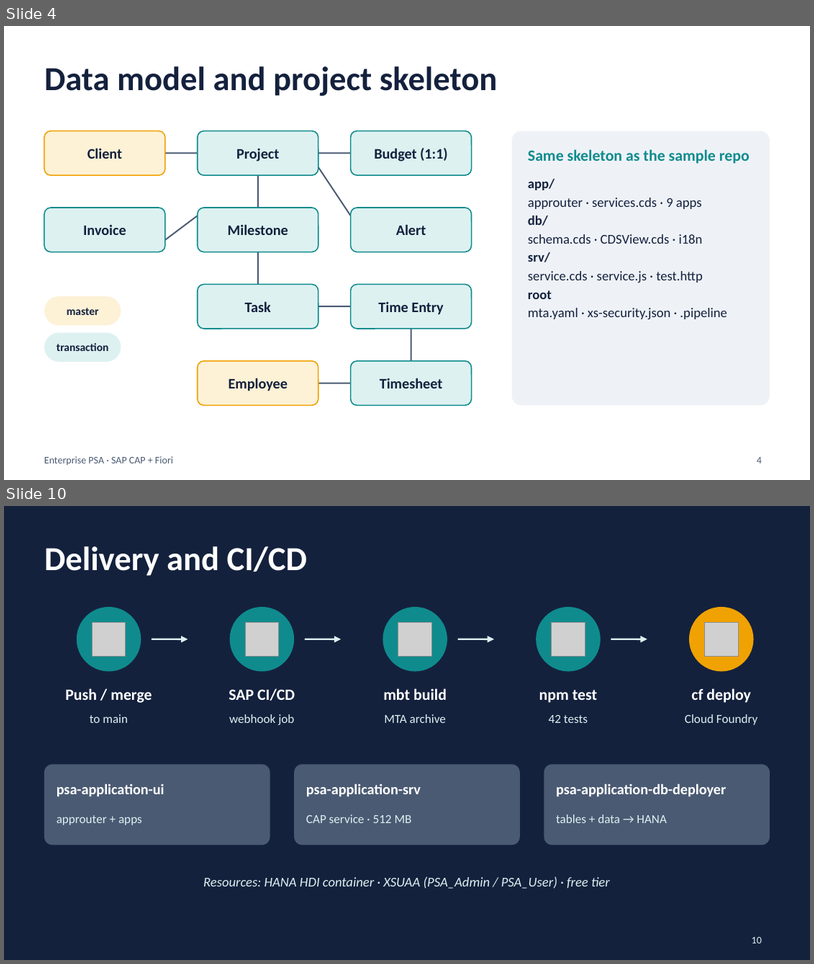
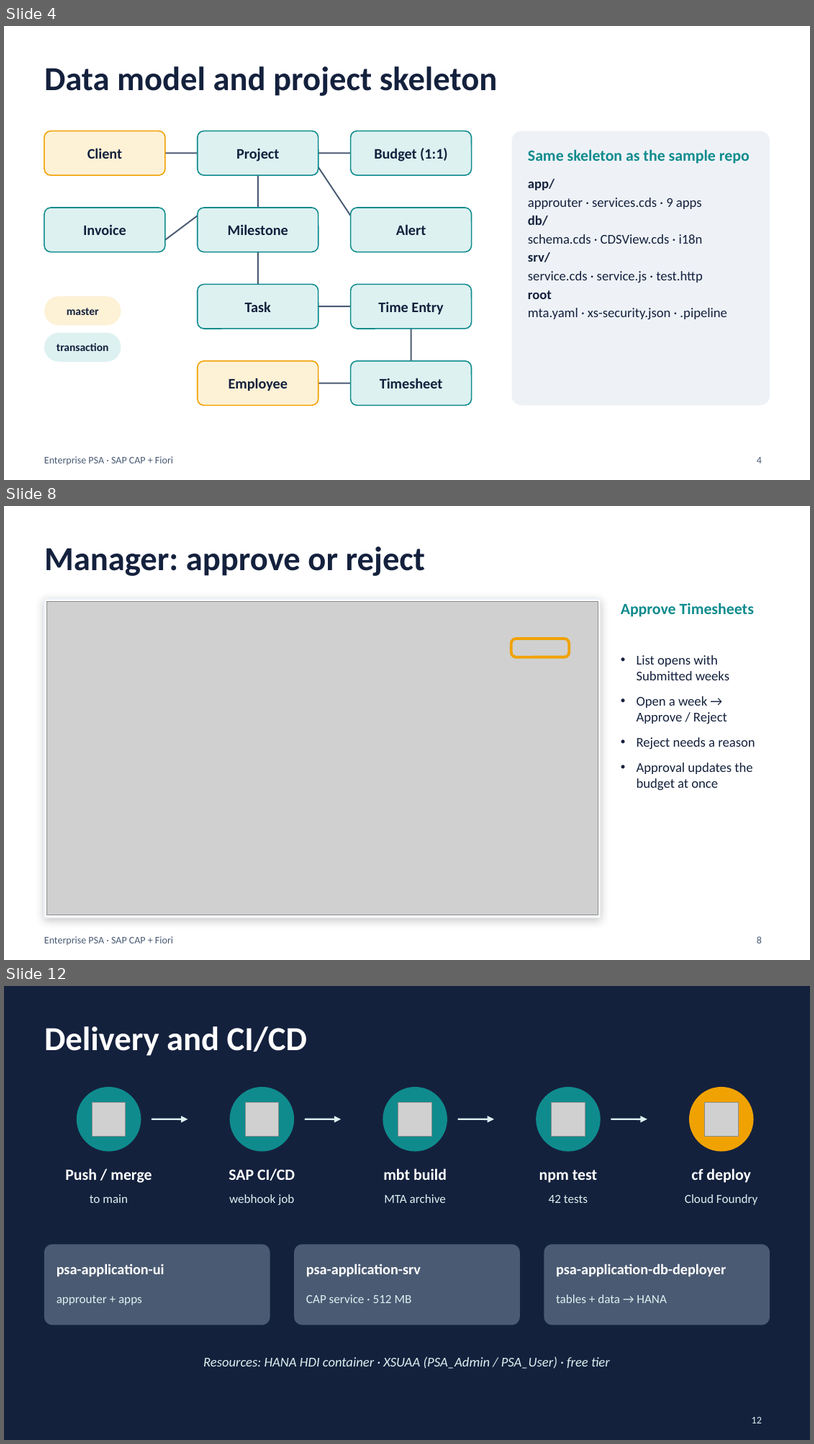
Before and after one commit to saurabh-1907/Saurabh-Pandey-SPRINT-EVALUATION, a slide deck: docs/PSA_Project_Overview.pptx. Shown one above the other, each under a label of ours: slides 4 and 10 before the commit, slides 4, 8 and 12 after it; the slides between them are not shown. The pictures are 814x964 and 814x1444 pixels, drawn with LibreOffice and Linux fonts; fonts in the diff are those of the drawing; grey boxes stand for pictures. Boxes give left, top, right and bottom in pixels: in the first picture for what was removed or moved away, otherwise in the second. Text is boxed around its words. In the diff, an @@ line names an element or a change of style, - is before the commit and + after.

```diff
--- a/docs/PSA_Project_Overview.pptx
+++ b/docs/PSA_Project_Overview.pptx
@@ slide 8 added at bbox=[4, 506, 810, 960], background #FFFFFF; not listed: 1 template element that a slide beside it also shows @@
@@ title added at bbox=[44, 546, 426, 576], 30 pt, text #14213D, bold @@
+Manager: approve or reject
@@ rectangle added at bbox=[44, 599, 601, 917], fill #FFFFFF, outline #EEF2F7 1 pt @@
@@ picture added at bbox=[46, 601, 598, 915] @@
@@ text added at bbox=[621, 602, 754, 617], 14 pt, text #0F8B8D, bold @@
+Approve Timesheets
@@ rounded rectangle added at bbox=[511, 638, 569, 656], outline #F0A202 2.5 pt @@
@@ text added at bbox=[637, 655, 755, 790], 12 pt, text #14213D @@
+• List opens with Submitted weeks
+• Open a week → Approve / Reject
+• Reject needs a reason
+• Approval updates the budget at once
@@ page number added at bbox=[757, 936, 762, 943], 9 pt, text #4A5A73 @@
+8
@@ what was slide 10 is now slide 12 @@
@@ page number at bbox=[752, 1417, 762, 1423]: text changed @@
-10
+12
```
Also in this commit, not shown: 5 slides changed, 2 other slides added, 1 slide removed, 1 other file.
